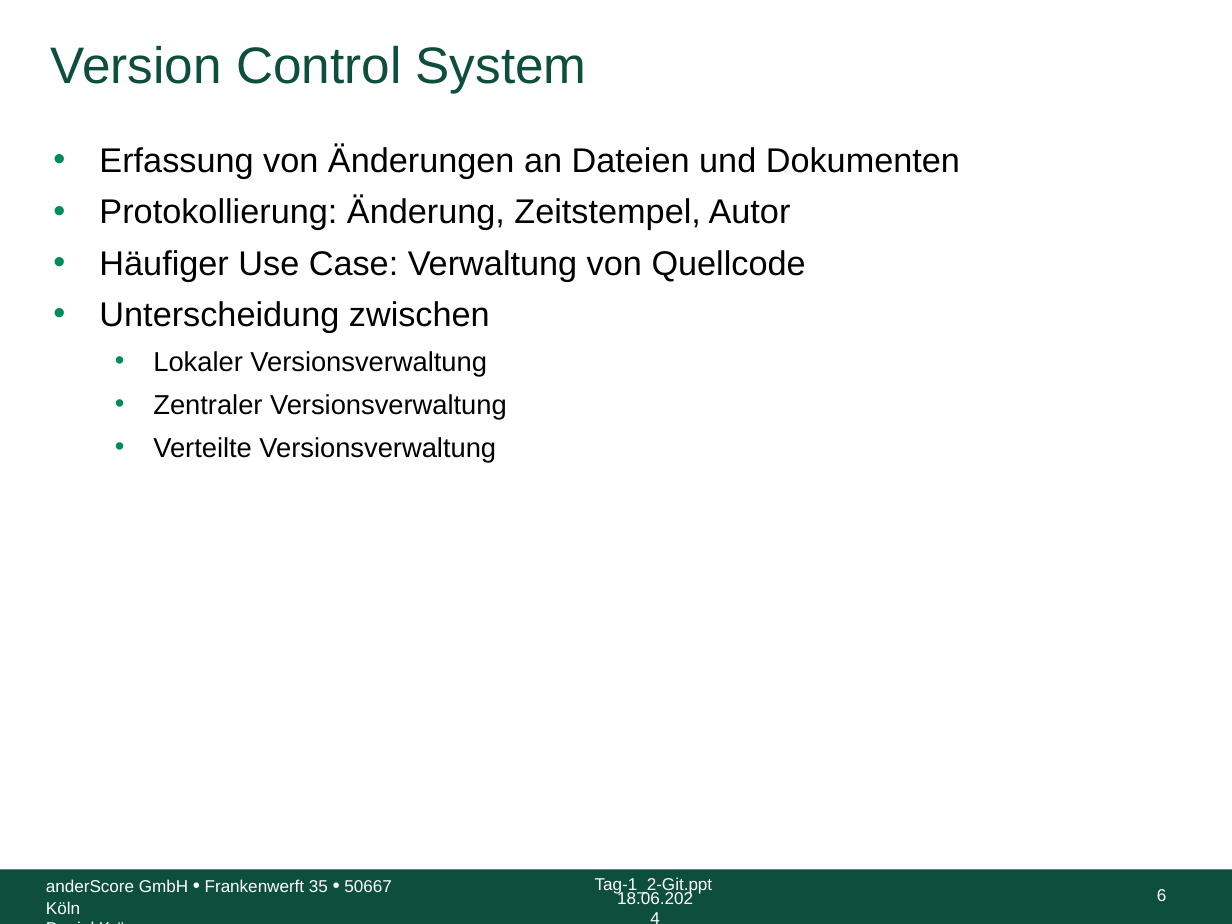
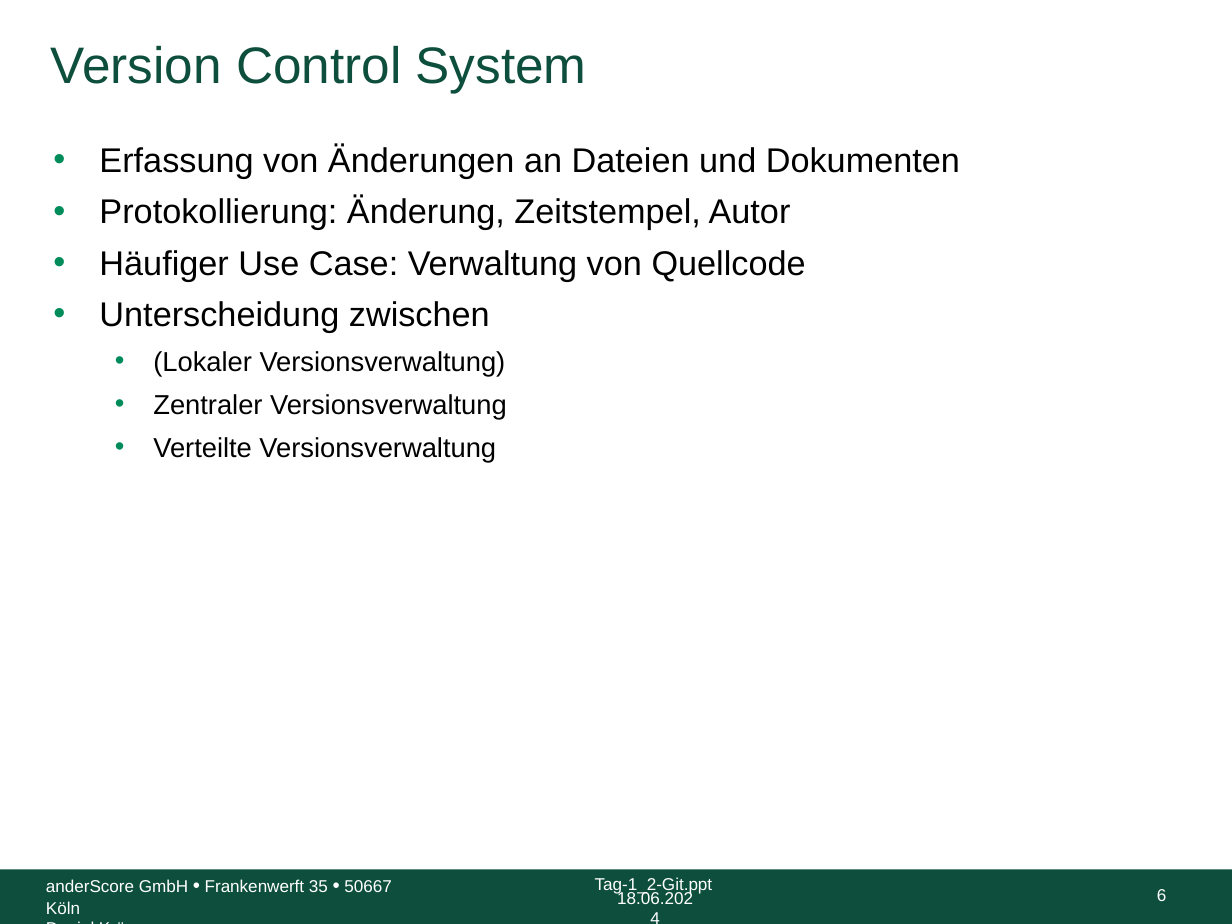
Before and after one commit to anderscore-gmbh/gitlab, a slide deck: slide 6 of slides/Tag-1_2-Git.pptx. Drawn at 1232x924 pixels with LibreOffice and Linux fonts; fonts in the diff are those of the drawing; background and template pictures are left out. Boxes give left, top, right and bottom in pixels: in the first picture for what was removed or moved away, otherwise in the second. Text is boxed around its words. In the diff, an @@ line names an element or a change of style, - is before the commit and + after.

```diff
--- a/slides/Tag-1_2-Git.pptx
+++ b/slides/Tag-1_2-Git.pptx
@@ text at (x1=153, y1=351, x2=506, y2=376): text changed @@
-  • Lokaler Versionsverwaltung
+  • (Lokaler Versionsverwaltung)
```
Also in this commit, not shown: 2 other slides changed, 2 other files.
